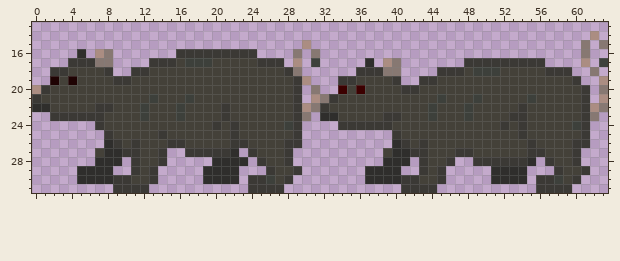
A pixel-art sprite gets an edit: assets/sprites/rato/idle.png. The picture above is the old version.
The file is 64x32 pixels. Colours within 5 levels of each other are drawn and written as one. Shown: x 0..63, y 13..31.
Once edited:
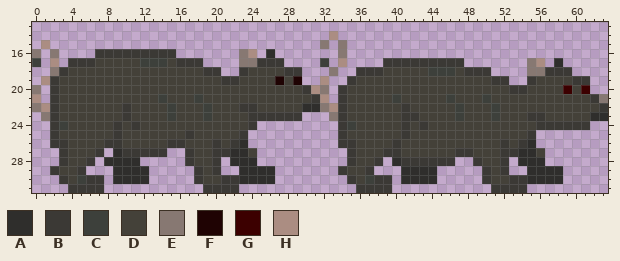
Palette (. is transparent): A #2f2e2c  B #3b3935  C #3d403b  D #444139  E #877872  F #1f0303  G #3c0000  H #ab8d82
Changes in this commit:
Changed rows in their new state; - is an unchanged pixel.
first column x 0:
14 ---------------------------------H----------------------------.-
15 -H----------------------------.-E-E--------------------------.-.
16 E-E--.-BBBBBBBBB.......EH-A--.-.--E--------------------------.--
17 C-H----DDDDDCCCDBBB....EE----.-.C-H--.-BBBBBBBBB.......EH-A--.-.
18 --E-----DDDDD------BB..B-----B---E-----DDDDDCCCDBBB....EE-----.-
19 -HB-D----DD----------BB----F-F.-H-.-----DDDDD------BB..B-----B-.
20 E.B--------------------------DBHE-B-D----DD----------BB----G-G-.
21 H.B----------DC--DC----------DDBH.B-----C----DC--DC----D-----DBE
22 EHB----DD-B-D--CD--C-D-BB----DAAEHB------B--D--CD--C--D------DDB
23 -E-DDDDD--B-D--CD--C-D--BBBBB-.-.EB----DDBB-D--CD--C-DDBB----DAA
24 --BCDDDD-B-B--------D-D-B.....-----CDDDD-B-B--------D-D-BBBBB---
25 --BDDDDDDB----D--B----DB......----BDDDDDDB------------DB......--
26 --BBDDDDB--D--------B--A......----BBDDDDBD-D--------B-BA......--
27 ---BDDDB.---BB----DD---AD....------BDDDBBDDD--------BBAAD....---
28 ---BDDB.--AA...--BDDB.--A....------BDDB.-BB-BB----DD-.A-A....---
29 --BDDB...AAAA.----BDB..AAAA...----BDDB...AAAA.----BDB..AAAA...--
30 ---BDCBB.AAAA.----BDDBBAAAA..------BDCBB.AAAA.----BDDBBAAAA..---
31 ----BBBB-....------BBBB-....--------BBBB-....------BBBB-....----
Where, in picture pixels (left, top, right, bottom), the same in both pictures:
changed: (32, 31, 608, 193)
